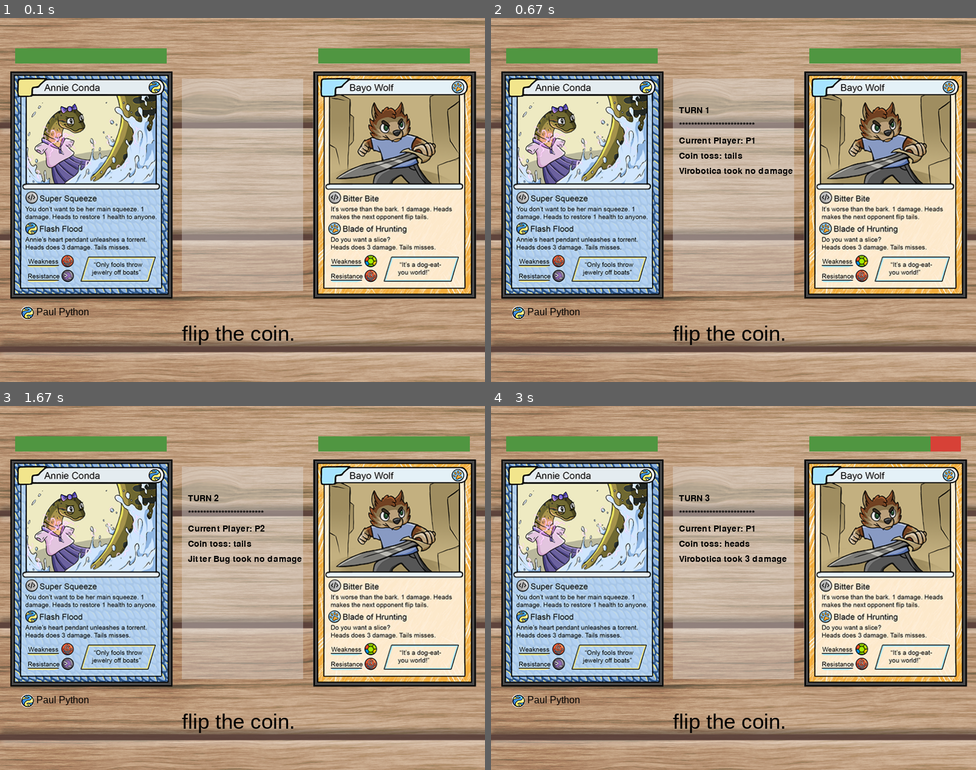
Above: before the commit, frames 1-4 (two rows, left to right).
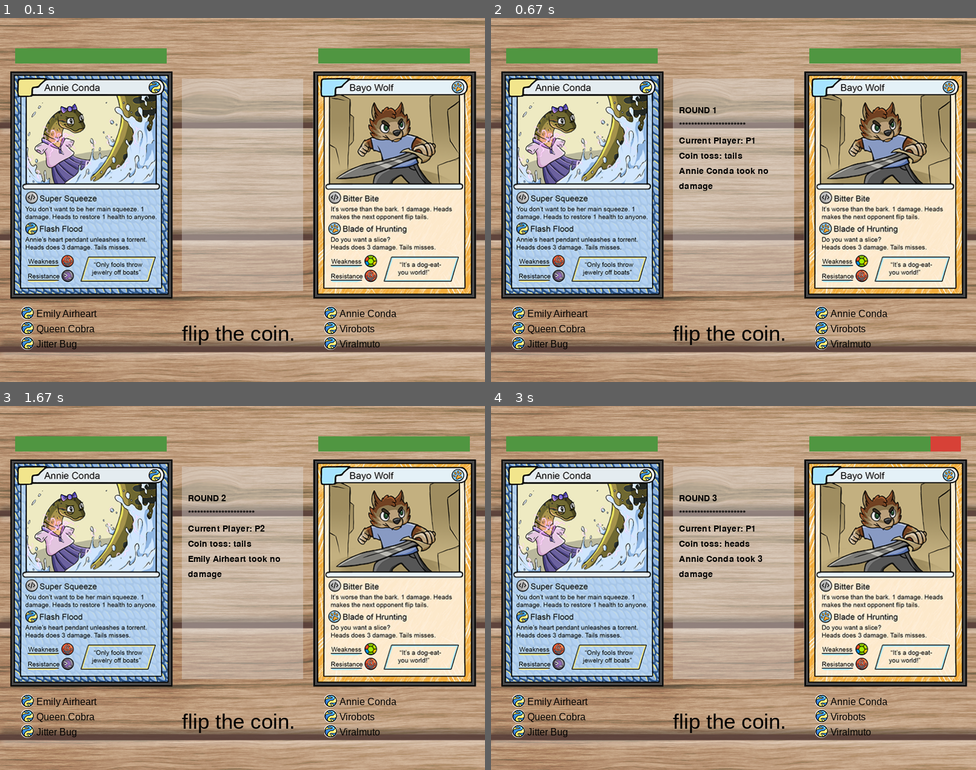
Above: after the commit, the same moments.

Repository: CodaKids/coda-kids
Game: pygame game, started from project-solutions/level-7/IncrediCodersBattleCards_Solution.py
The game is run twice, just before and just after one commit, with the same random seed, the same clock (stepped at 60 frames per second) and the same inputs.
Inputs (mouse positions are in pixels of both pictures, inside the frame that each line leads up to):
- Up to frame 1 (0.1 s): no input
- Up to frame 2 (0.67 s): click (728, 334) at 0.38 s
- Up to frame 3 (1.67 s): click (237, 722) at 0.83 s
- Up to frame 4 (3 s): click (728, 722) at 2.65 s

The runs differ from the first frame. In frame 1, 1.0% of the frame differs, in the area x 4-82%, y 79-92%; in frame 2, 1.4%; in frame 3, 1.4%, in the area x 4-82%, y 24-92%; in frame 4, 1.4%.

Commit message:
Refactoring and added logic to show inactive cards

Diff:
--- a/project-solutions/level-7/IncrediCodersBattleCards_Solution.py
+++ b/project-solutions/level-7/IncrediCodersBattleCards_Solution.py
@@ -2,53 +2,7 @@
 import random
 
 DECK = []
-
-class Player:
-    def __init__(self):
-        self.HAND = []
-        self.name = ""
-        self.current_card = 0
-        self.active = True
-
-    def refresh_hand(self):
-        for card in self.HAND:
-            if card.alive == False:
-                self.HAND.remove(card)
-        if len(self.HAND) == 0:
-            self.active = False
-
-class Card:
-    def __init__(self, name, techtype, weakness, resistance, image_path):
-        self.name = name
-        self.techtype = techtype
-        self.weakness = weakness
-        self.resistance = resistance
-        self.image_path = image_path
-        self.HP = 15
-        self.alive = True
-
-    def check_alive(self):
-        if self.HP <= 0:
-            self.HP = 0
-            self.alive = False
-
-    def attack(self, offense_card):
-        damage = 3 # default value
-
-        # check strength/weakness and determine damage
-        if offense_card.techtype == self.resistance:
-            damage = damage - 1
-        if offense_card.techtype == self.weakness:
-            damage = damage + 1
-        # take damage and return the damage amount
-        self.take_damage(damage)
-        return damage
-
-    def take_damage(self, damage):
-        self.HP = self.HP - damage
-        self.check_alive()
-
-
+# Move to Data class????
 annie_conda = Card('Annie Conda', 'python', 'java', 'bash', "assets/AnnieConda.png")
 bayo_wolf = Card('Bayo Wolf', 'scratch', 'turtle', 'java', "assets/BayoWolf.png")
 captain_javo = Card('Captain Java', 'java', 'scratch', 'python', "assets/CaptainJavo.png")
@@ -73,9 +27,11 @@
 #create player
 player_one = Player()
 player_one.name = "P1"
+# TODO add screen to get players' names
 player_two = Player()
 player_two.name = "P2"
 
+# Move all of this to Data class in init??? makes more sense logically
 #add all cards to deck
 DECK.append(annie_conda)
 DECK.append(bayo_wolf)
@@ -98,7 +54,6 @@
 DECK.append(virobots)
 DECK.append(woodchuck_norris)
 
-#deal half of the cards to each player, randomly
 # default version is that each character gets 3 randomly chosen cards
 # challenge version could be that they program choosing their cards? or each gets half the deck
 random.shuffle(DECK)
@@ -111,9 +66,6 @@
 running = True
 turn = 1
 
-import IncrediCodersBattleCards_Solution
-# Manager.register(IncrediCodersBattleCards_Solution)
-
 def flip_coin():
     return "heads" if random.randint(0,1) == 1 else "tails"
 
@@ -122,16 +74,6 @@
         return player_one, player_two
     else:
         return player_two, player_one
-
-def display_game_state():
-    print("player one's hand, {} cards".format(len(player_one.HAND)))
-    for card in player_one.HAND:
-        print("Card {} HP {}".format(card.name, card.HP))
-    print("player two's hand, {} cards".format(len(player_two.HAND)))
-    for card in player_two.HAND:
-        print("Card {} HP {}".format(card.name, card.HP))
-    player_one.refresh_hand()
-    player_two.refresh_hand()
 
 def check_game_end():
     # check status of both players, if one player surviving then end the game
@@ -148,7 +90,7 @@
     print("Player {} has won the game!".format(player.name))
 
 def add_to_message(msg, text_add):
-    text = textwrap.wrap(text_add, 25)
+    text = textwrap.wrap(text_add, 22)
     for line in text:
         msg += line + "\n"
     return msg
@@ -161,7 +103,7 @@
 
 # Run the game
 
-draw_screen()
+draw_screen(player_one, player_two)
 
 #Game loop below
 
@@ -191,45 +133,34 @@
             if coin_click_rect.collidepoint(mouse_position):
                 offense, defense = get_active_player(turn)
 
-                # show turn and current player in dialog box
+                # add pieces of message together to show in dialog box
                 message = ""
-                # message += "TURN {}\n".format(turn)
-                message = add_to_message(message, "TURN {}".format(turn))
-                # message += "{}\n".format("*"*30)
-                message = add_to_message(message, "*"*25)
-                # message += "Current Player: {}\n".format(offense.name)
+                message = add_to_message(message, "ROUND {}".format(turn))
+                message = add_to_message(message, "*"*22)
                 message = add_to_message(message, "Current Player: {}".format(offense.name))
 
                 # flip the coin
                 coin = flip_coin()
-                # message += "Coin toss: {}\n".format(coin)
                 message = add_to_message(message, "Coin toss: {}".format(coin))
-                # message += "OUTCOME\n"
-                # message += "{}\n".format("*"*30)
 
-                # show result of the turn in dialog box
+                # add result of the turn to dialog box message
                 if coin == 'heads':
                     damage = defense.HAND[defense.current_card].attack(offense.HAND[offense.current_card])
-                    # message += "{} took {} damage\n".format(defense.HAND[defense.current_card].name, damage)
                     message = add_to_message(message, "{} took {} damage\n".format(defense.HAND[defense.current_card].name, damage))
-
                 else:
-                    # message += "{} took no damage\n".format(defense.HAND[defense.current_card].name)
                     message = add_to_message(message, "{} took no damage\n".format(defense.HAND[defense.current_card].name))
 
                 # dialog box shows turn result
-                draw_screen(message, player_one.HAND[player_one.current_card].HP, player_two.HAND[player_two.current_card].HP)
-                check_cards(player_one)
-                check_cards(player_two)
+                draw_screen(player_one, player_two, message)
+                player_one.refresh_hand()
+                player_two.refresh_hand()
 
                 if check_game_end():
                     running = False
+                    # TODO render some victory graphic?
+                    # TODO ask to play again before closing
                 turn = turn + 1
 
-
-    # how does resistance/weakness work?
-        # resistance = half damage? how can you do half damage if 1 damage dealt?
-        # weakness = double damage?
 
     #Player picks card they would like to attack.
         # how do they pick?? can they see entire hand? how to display cards?
@@ -251,7 +182,6 @@
     #Depending on results of coin, damage is dealt to that card.
     #TODO: implement specific attacks based on the cards
     #If card health < 1, card is killed
-        # do cards do floating damage points or only ints?
 
     #If player has no cards left, player loses
     #Change player turn to the other player
--- a/project-solutions/level-7/init.py
+++ b/project-solutions/level-7/init.py
@@ -53,40 +53,6 @@
                 lerp_list.pop(0)
     for key in to_delete:
         del _data[key]
-
-# class Machine:
-    # """Game state machine class."""
-    # def __init__(self):
-    #     self.current = 0
-    #     self.previous = 0
-    #     self.states = []
-
-    # def register(self, module):
-    #     """Registers the state's init, update, draw, and cleanup functions."""
-    #     self.states.append({'initialize': module.initialize,
-    #                         'update': module.update,
-    #                         'draw': module.draw,
-    #                         'cleanup': module.cleanup})
-
-    # def run(self, screen, window, fill_color):
-    #     """Runs the state given machine."""
-    #     clock = pygame.time.Clock()
-        # first run initialize!
-        # self.states[self.current]['initialize'](window)
-
-        # print("before run() loop")
-        # while True:
-        #     print("run loop inf")
-        #     delta_time = clock.tick(60) / 1000
-        #     if self.current != self.previous:
-        #         self.states[self.current]['cleanup']()
-        #         self.states[self.current]['initialize'](window)
-        #         self.previous = self.current
-        #     update(delta_time)
-        #     self.states[self.current]['update'](delta_time)
-        #     screen.fill(fill_color)
-        #     self.states[self.current]['draw'](screen)
-        #     pygame.display.flip()
 
 def get_file(fileName):
     """Returns the absolute path of a file."""
@@ -243,7 +209,62 @@
         screen.blit(sprite, rect)
 #============================================================
 #PART 3: SETUP FOR THE BATTLE CARDS GAME
-# Manager = Machine()
+
+
+
+class Card:
+    def __init__(self, name, techtype, weakness, resistance, image_path):
+        self.name = name
+        self.techtype = techtype
+        self.weakness = weakness
+        self.resistance = resistance
+        self.image_path = image_path
+        self.HP = 15
+        self.alive = True
+
+    def check_alive(self):
+        if self.HP <= 0:
+            self.HP = 0
+            self.alive = False
+
+    def attack(self, offense_card):
+        damage = 3 # default value
+
+        # check strength/weakness and determine damage
+        if offense_card.techtype == self.resistance:
+            damage = damage - 1
+        if offense_card.techtype == self.weakness:
+            damage = damage + 1
+        # take damage and return the damage amount
+        self.take_damage(damage)
+        return damage
+
+    def take_damage(self, damage):
+        self.HP = self.HP - damage
+        self.check_alive()
+
+class Player:
+    def __init__(self):
+        self.HAND = [] # array of cards
+        self.name = ""
+        self.current_card = 0
+        self.active = True
+
+    def choose_card(self, chosen_card):
+        if not HAND[chosen_card].check_alive():
+            # TODO add method to find alive card just in case
+            return
+        self.current_card = chosen_card
+
+    def refresh_hand(self):
+        cur = 0
+        for card in self.HAND:
+            if not card.alive:
+                self.HAND.pop(cur)
+            cur += 1
+        if len(self.HAND) == 0:
+            self.active = False
+
 
 #constants for screen
 WINDOW_WIDTH = 800
@@ -262,10 +283,11 @@
 class Data:
     # coin = Object(Image("Assets/CoinFlip.png")) - will need to be spritesheet object
     # card1 = Object(Image("Assets/AnnieConda.png"))
-    CARDIMG = Image('Assets/AnnieConda_300.png')
+
     CARD2IMG = Image('Assets/BayoWolf_300.png')
     insignia = pygame.image.load(get_file('Assets/TypePython.png'))
 
+    CARDIMG = Image('Assets/AnnieConda_300.png')
     CARD_R = Object(CARDIMG)
     CARD_R.__setattr__("location", CARD_L_POS)
     CARD_R.__setattr__("sprite", CARDIMG)
@@ -280,14 +302,14 @@
     MY.coin.location = WINDOW / 2
     MY.card1.location = WINDOW / 4
 
-def draw_screen(message="", p1_hp=15, p2_hp=15):
+def draw_screen(p1, p2, message=""):
     SCREEN.fill(BLUE)
     SCREEN.blit(BACKGROUND_IMAGE, (0,0))
     draw_dialog_box()
     populate_dialog_box(message)
-    draw_active_cards()
-    draw_inactive_cards()
-    draw_healthbars(p1_hp, p2_hp)
+    draw_active_cards(p1, p2)
+    draw_inactive_cards(p1, p2)
+    draw_healthbars(p1, p2)
     draw_coin_flip_button()
     pygame.display.update()
 
@@ -315,17 +337,52 @@
         y = y + 25
 
 # draw active cards and health bars
-def draw_active_cards():
+def draw_active_cards(p1, p2):
+    # TODO get cards from player's hand
+    # p1_card, p2_card = get_current_card(p1, p2)
+    # p1_card.draw(SCREEN)
+    # p2_card.draw(SCREEN)
     MY.CARD_R.draw(SCREEN)
     MY.CARD_L.draw(SCREEN)
 
+def get_current_card(p1, p2):
+    p1_card = p1.HAND[p1.current_card]
+    p1_card_img = Image(p1_card_img.image_path)
+    p1_card_obj = Object(p1_card_img)
+    p1_card_obj.__setattr__("location", CARD_L_POS)
+    p1_card_obj.__setattr__("sprite", p1_card_img)
+    p2_card = p2.HAND[p2.current_card]
+    p2_card_img = Image(p2_card.image_path)
+    p2_card_obj = Object(p2_card_img)
+    p2_card_obj.__setattr__("location", CARD_R_POS)
+    p2_card_obj.__setattr__("sprite", p2_card_img)
+    return p1_card_obj, p2_card_obj
+
 # draw inactive cards
-def draw_inactive_cards():
-    SCREEN.blit(MY.insignia, (35,475))
-    cards_in_hand = cardshand_font.render("Paul Python", True, BLACK)
-    SCREEN.blit(cards_in_hand, (60, 475))
-
-def draw_healthbars(p1_hp, p2_hp):
+def draw_inactive_cards(p1, p2):
+    # TODO skip current card
+    L_pos_x, L_pos_y = 35, 475
+    for card in p1.HAND:
+        name = card.name
+        SCREEN.blit(MY.insignia, (L_pos_x,L_pos_y))
+        card_name = cardshand_font.render(name, True, BLACK)
+        name_x = L_pos_x + 25
+        name_y = L_pos_y + 3
+        SCREEN.blit(card_name, (name_x, name_y))
+        L_pos_y = L_pos_y + 25
+    R_pos_x, R_pos_y = 535, 475
+    for card in p2.HAND:
+        name = card.name
+        SCREEN.blit(MY.insignia, (R_pos_x,R_pos_y))
+        card_name = cardshand_font.render(name, True, BLACK)
+        name_x = R_pos_x + 25
+        name_y = R_pos_y + 3
+        SCREEN.blit(card_name, (name_x, name_y))
+        R_pos_y = R_pos_y + 25
+
+def draw_healthbars(p1, p2):
+    p1_hp = p1.HAND[p1.current_card].HP
+    p2_hp = p2.HAND[p2.current_card].HP
     p1_hp_pos = (25,50)
     p2_hp_pos = (525,50)
     width, height = 250, 25
@@ -343,6 +400,7 @@
 def draw_coin_flip_button():
     coin_click = coin_font.render("flip the coin.", True, BLACK)
     SCREEN.blit(coin_click, (300,500))
+    # use sprite when coin flip animation resized
 
 
 def coin_flip_click():
